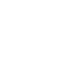
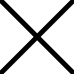
Layer changes from the first 74×74 image to the second:
added layer "Shape 1" above "Shape 1 copy" over [0, 0, 74, 74]
added layer "Shape 1 copy" above "Layer 1 copy 2" over [0, 0, 74, 74]
hid "Layer 1", moved it above "Layer 2" over [5, 5, 69, 69]
hid "Layer 2" over [0, 0, 74, 74]
